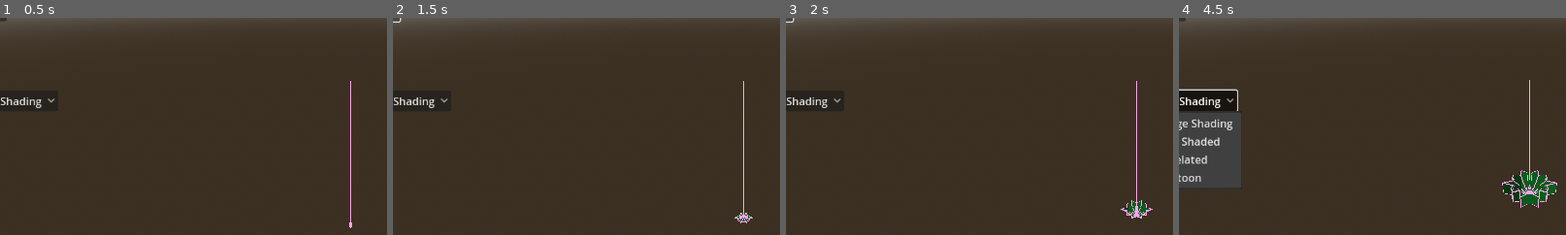
Above: before the commit, frames 1-4 (left to right).
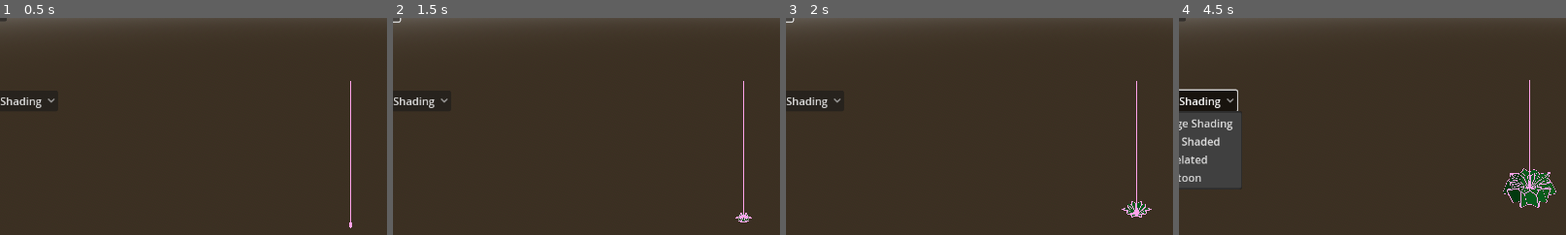
Above: after the commit, the same moments.

Repository: Candec/DesktopPlant
Game: Godot game, scene res://scenes/desktop_plant.tscn
Same seed, same stepped clock (60 frames per second), same inputs: the game is played once before the commit and once after it.
Inputs:
- Up to frame 1 (0.5 s): no input
- Up to frame 2 (1.5 s): click "Restart" at 0.5 s; click "Restart" at 1.25 s
- Up to frame 3 (2 s): no input
- Up to frame 4 (4.5 s): click "Restart" at 2 s; click "Ridge Shading" at 2.75 s; click "Ridge Shading" at 3.5 s; click "Ridge Shading" at 4.25 s
The pictures show only the part of the screen within x 5-55%, y 16-66%; the shares and areas given below are measured in that part.

Frame 1 is identical in both runs. In frame 2, less than 0.1% of the frame differs, in the area x 88-93%, y 90-95%; in frame 3, 0.1%; in frame 4, 0.8%, in the area x 83-98%, y 69-88%.

Commit message:
added logic to close the tip of the cactus

Diff:
--- a/scenes/desktop_plant.tscn
+++ b/scenes/desktop_plant.tscn
@@ -23,9 +23,11 @@
 
 [node name="CactusGenerator" parent="." instance=ExtResource("2_buvum")]
 ring_distance = 0.3
+thickness_variance = 0.0
 vertices_per_ring = 26
 segments_per_point = 4
-twist_amount = -15.0
+twist_enabled = true
+twist_amount = 5.5
 total_growth_duration = 30.0
 growth_speed_multiplier = 2.0
 
--- a/scripts/RingData.gd
+++ b/scripts/RingData.gd
@@ -5,11 +5,13 @@
 var radius: float
 var tilt: float
 var thickness: float
+var tip_thickness_variance: float
 var progress: float = 0.0
 var segments_per_point: int = 1
 var valley_depth: float = 0.1
 var active: bool = true
 var target_y: float = 0.0
+var tip_target_y: float
 var twist_offset: float = 0.0  # in radians
 var start_y: float
 var index: int
--- a/scripts/cactus_generator.gd
+++ b/scripts/cactus_generator.gd
@@ -94,10 +94,12 @@
 		ring.normalized_index = float(i) / max(rings.size() - 1, 1)
 
 
-func _create_ring(pos: Vector3, delay := false) -> RingData:
+func _create_ring(pos: Vector3) -> RingData:
 	var ring = RingData.new()
 	ring.center = pos
 	ring.radius = 0.0
+	ring.tip_thickness_variance = ring_thickness / 2 + randf_range(-thickness_variance, thickness_variance)
+	ring.tip_target_y = pos.y + randf_range(-ring_distance, ring_distance)
 	ring.thickness = ring_thickness + randf_range(-thickness_variance, thickness_variance)
 	ring.tilt = ring_tilt + randf_range(-tilt_variance, tilt_variance)
 	ring.progress = 0.0
@@ -131,19 +133,22 @@
 	growth_progress = clamp(growth_time_elapsed / total_growth_duration, 0.0, 1.0)
 
 	var full_ring_count := int(growth_progress * rings.size())
-	var fractional_part := growth_progress * rings.size() - full_ring_count
 
 	for ring in rings:
-		var index = ring.index
-		var ring_start = ring.normalized_index * 0.99
+		if ring.index == rings.size() - 1:
+			ring.thickness = 0.0
+			ring.target_y = ring.tip_target_y
+		if ring.index == rings.size() - 2:
+			ring.thickness = ring.tip_thickness_variance
+
+		var ring_start = ring.normalized_index * 0.8
 		var ring_end = ring_start + 0.25
 		var t = inverse_lerp(ring_start, ring_end, growth_progress)
 		t = clamp(t, 0.0, 1.0)
 
-		var eased = ease(t, -2.0)  # optional ease-in
+		var eased = ease(t, -2.0)  # optional ease-out
 
 		ring.progress = eased
-		#ring.progress = t
 		ring.radius = ring.progress * ring.thickness
 		ring.center.y = lerp(ring.start_y, ring.target_y, eased)
 
